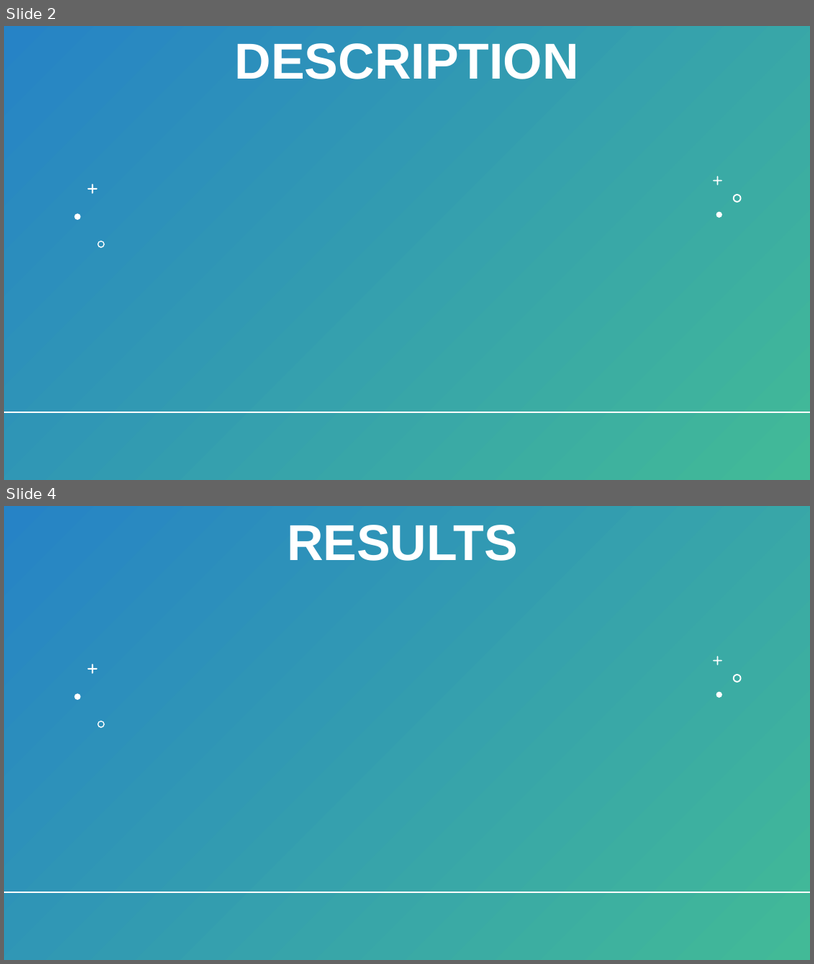
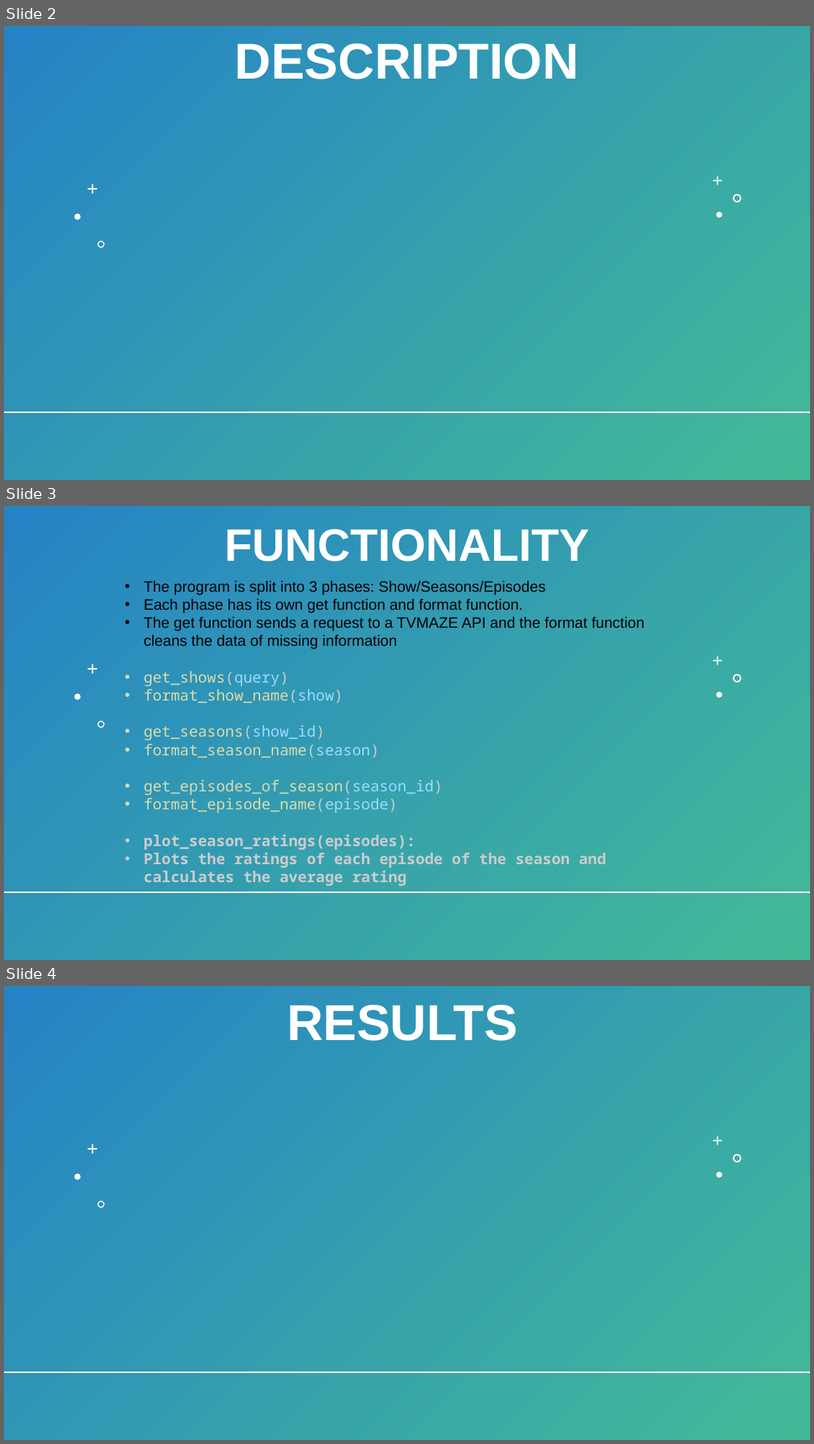
Before and after one commit to BaldeepDhada/API-Shows, a slide deck: 534-Slides.pptx. Shown one above the other, each under a label of ours: slides 2 and 4 before the commit, slides 2, 3 and 4 after it; the slides between them are not shown. The pictures are 814x964 and 814x1444 pixels, drawn with LibreOffice and Linux fonts; fonts in the diff are those of the drawing. Boxes give left, top, right and bottom in pixels: in the first picture for what was removed or moved away, otherwise in the second. Text is boxed around its words. In the diff, an @@ line names an element or a change of style, - is before the commit and + after.

Commit message:
functionality slide

```diff
--- a/534-Slides.pptx
+++ b/534-Slides.pptx
@@ slide 3 added at [4,506,810,960], background #FFFFFF; not listed: 1 template element that a slide beside it also shows @@
@@ rectangle added at [4,506,810,960], fill gradient #2683C6 to #42BA97 @@
@@ title added at [224,529,589,561], 54 pt, text #FFFFFF, bold @@
+FUNCTIONALITY
@@ line added from (52, 580) to (52, 959), #42BA97 2 pt @@
@@ text added at [144,580,646,885], 18 pt, text #000000 @@
+• The program is split into 3 phases: Show/Seasons/Episodes
+• Each phase has its own get function and format function.
+• The get function sends a request to a TVMAZE API and the format function cleans the data of missing information
+• get_shows(query)
+• format_show_name(show)
+• get_seasons(show_id)
+• format_season_name(season)
+• get_episodes_of_season(season_id)
+• format_episode_name(episode)
+• plot_season_ratings(episodes):
+• Plots the ratings of each episode of the season and calculates the average rating
@@ freeform shape added at [714,656,723,665], fill #FFFFFF @@
@@ freeform shape added at [88,664,98,674], fill #FFFFFF @@
@@ freeform shape added at [733,674,742,682], fill #FFFFFF @@
@@ freeform shape added at [74,693,80,700], fill #FFFFFF @@
@@ freeform shape added at [717,692,723,698], fill #FFFFFF @@
@@ freeform shape added at [98,721,105,728], fill #FFFFFF @@
@@ line added from (4, 892) to (810, 892), #FFFFFF 2 pt @@
```
Also in this commit, not shown: 1 slide removed, 2 other files.
